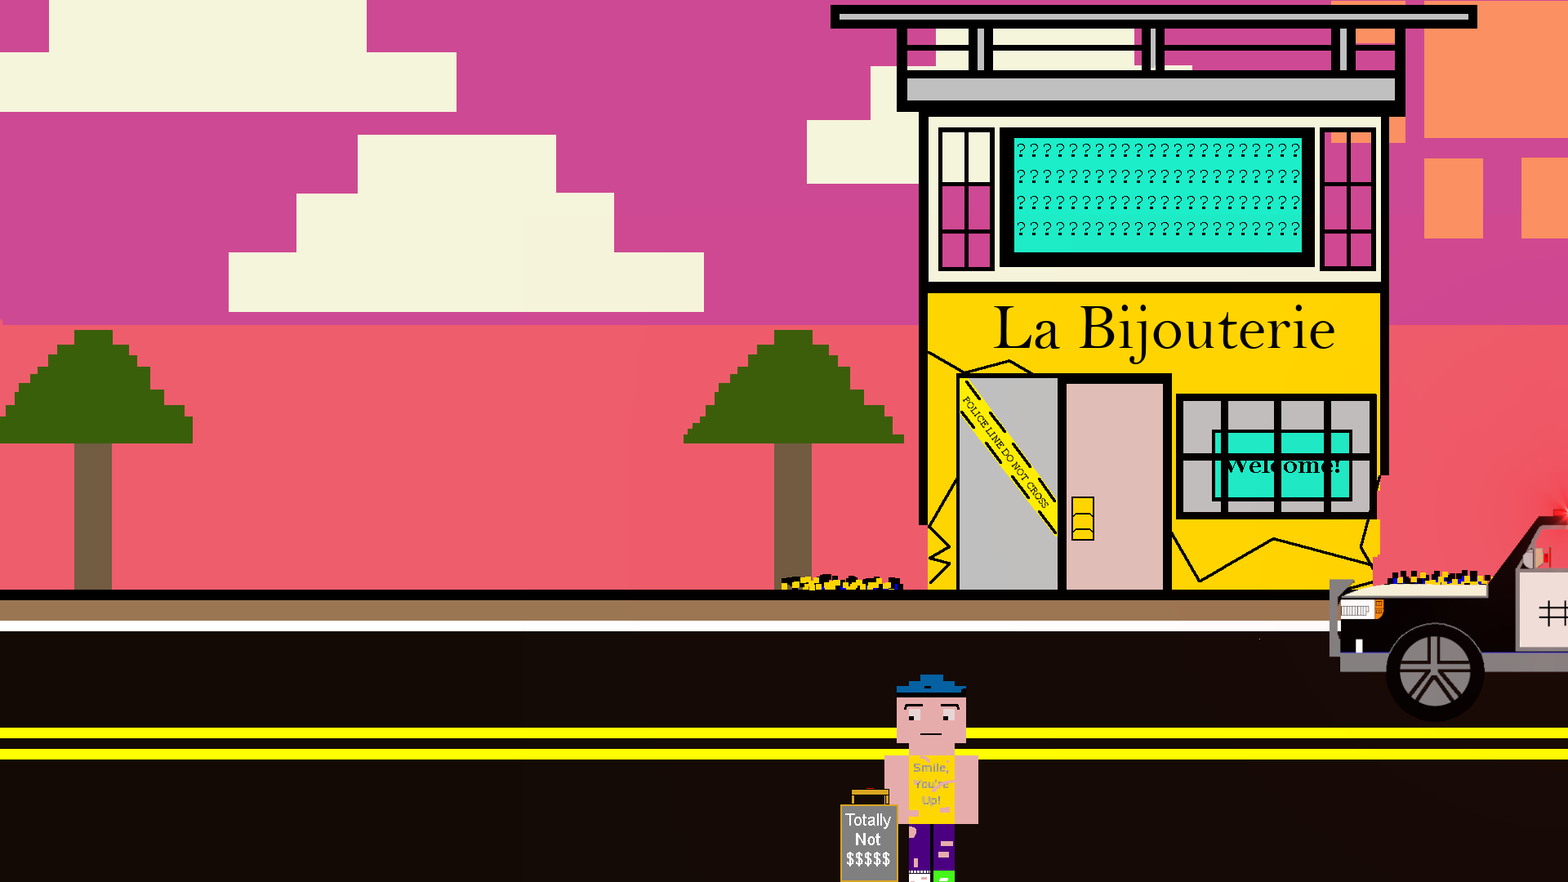
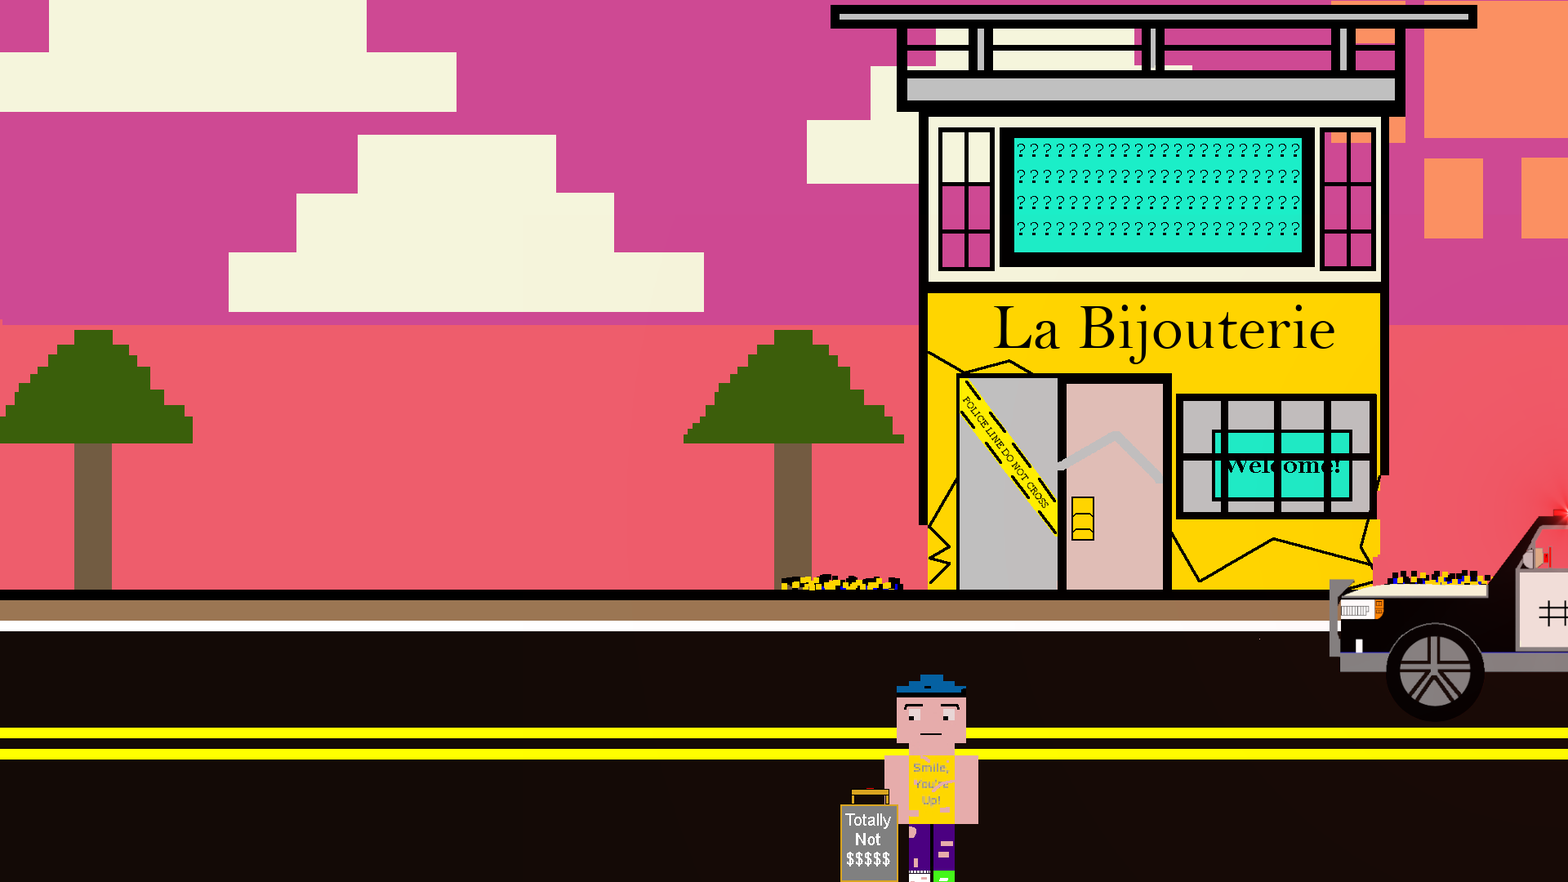
Layered file, before and after one edit (1568 × 882). Changes by layer:
added layer "Background copy #8" above "Background copy #7" over [left=1057, top=431, right=1163, bottom=484]
hid "Background copy #7" over [left=1057, top=431, right=1163, bottom=484]